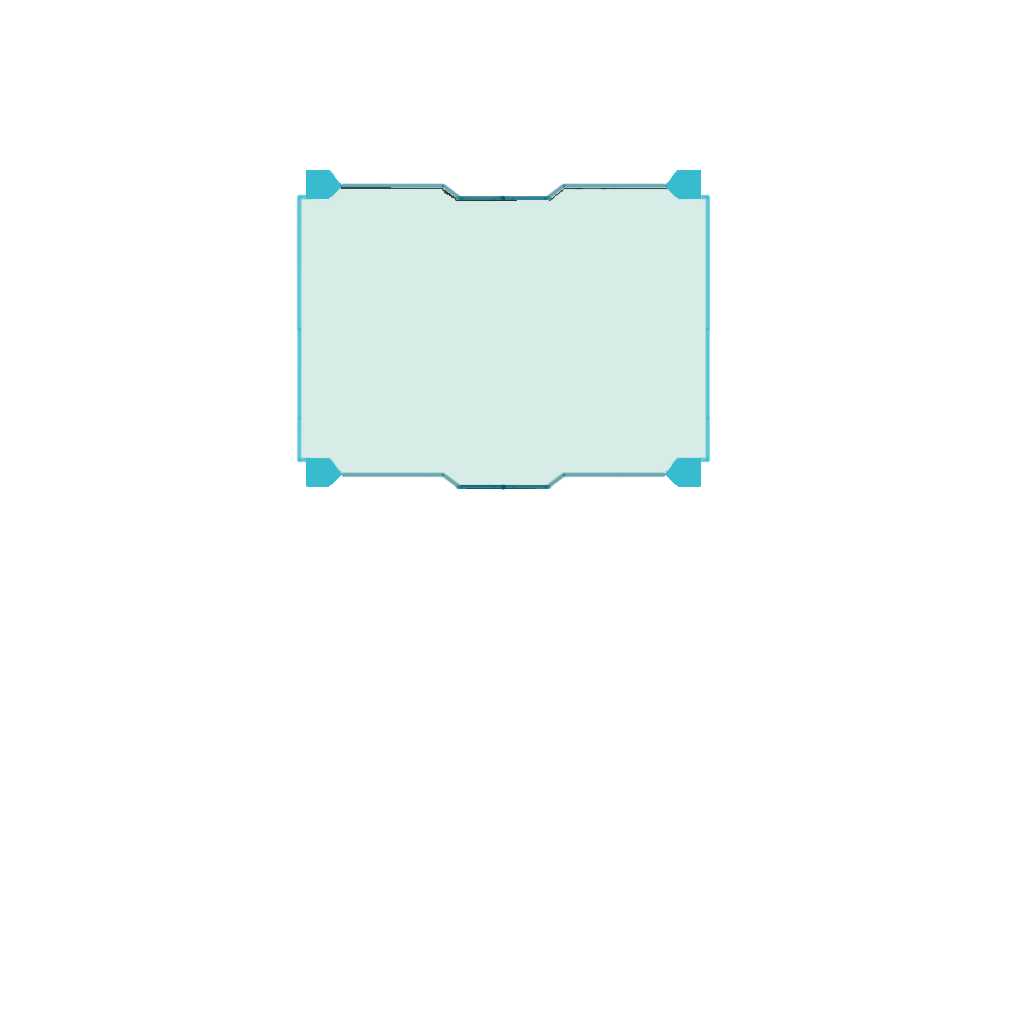
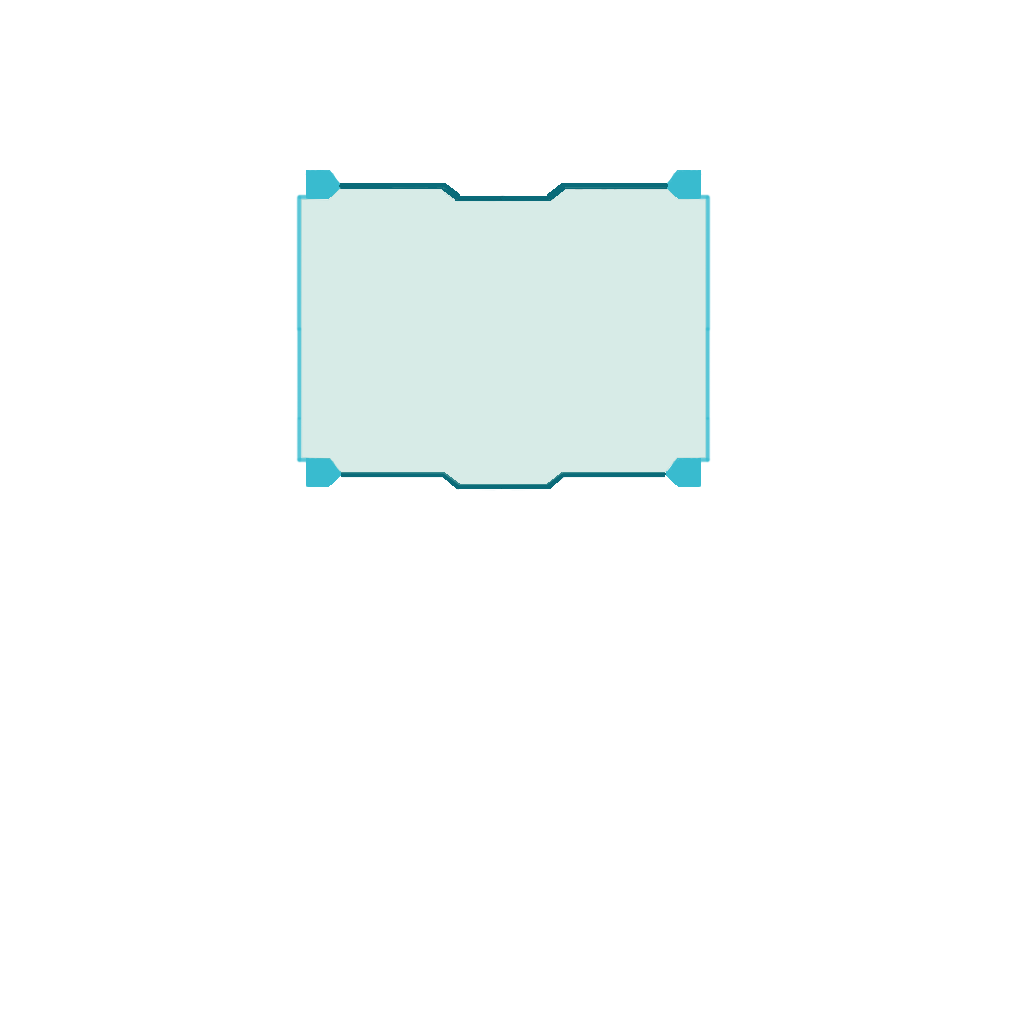
Comparing the layer stacks of the two 1024 x 1024 images. Changes:
painted on "Layer 6" over [339, 185, 667, 201]
painted on "Layer 5" over [341, 472, 666, 490]
painted on "Layer 2" over [339, 183, 668, 201]
